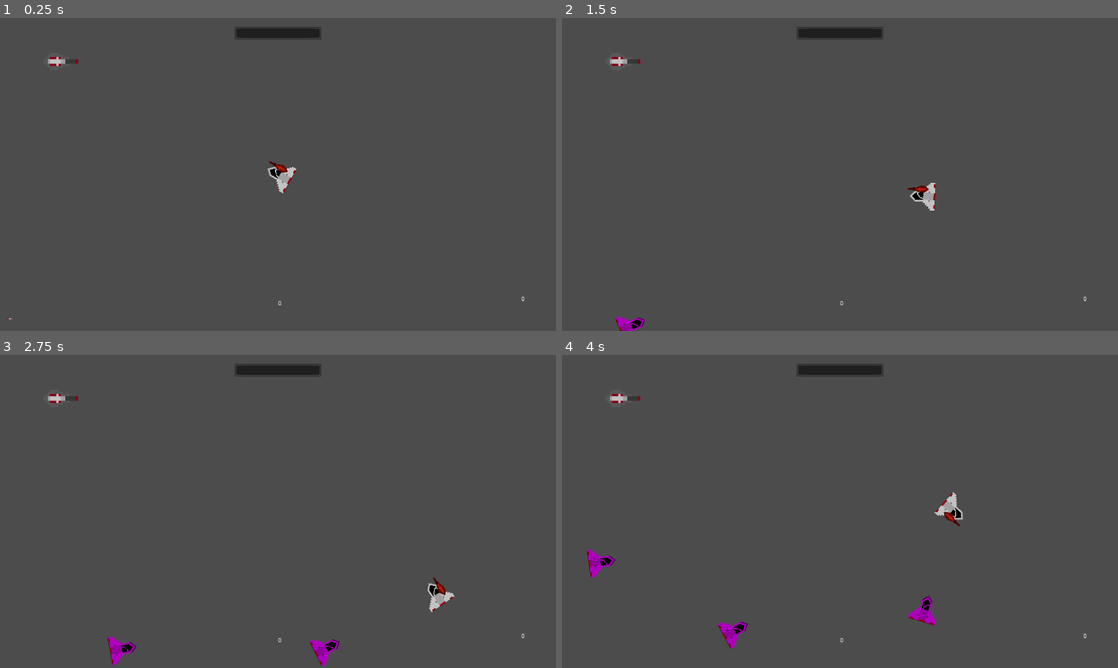
Above: before the commit, frames 1-4 (two rows, left to right).
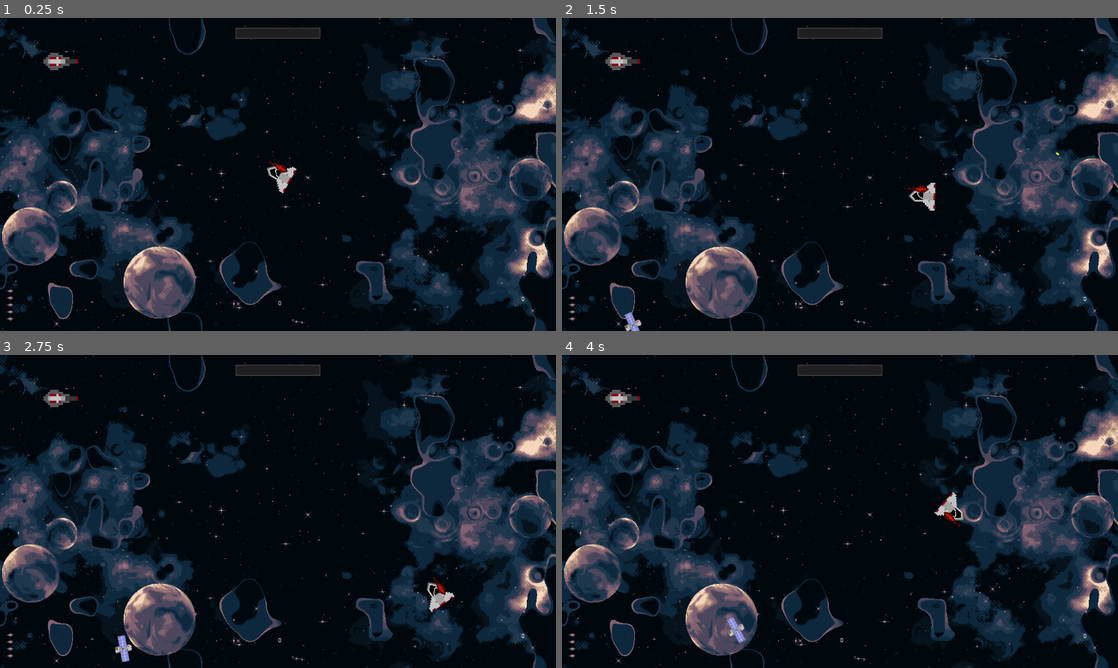
Above: after the commit, the same moments.

Repository: Pinais/TopDownShooter
Game: Godot game, scene res://Main.tscn
Same seed, same stepped clock (60 frames per second), same inputs: the game is played once before the commit and once after it. The engine's default icon, where the game draws it, is replaced by a stand-in: a white triangle on a blue panel in a dark square.
Inputs (mouse positions are in pixels of both pictures, inside the frame that each line leads up to):
- Up to frame 1 (0.25 s): no input
- Up to frame 2 (1.5 s): tap Enter at 0.5 s; move the mouse to (962, 158) at 0.52 s; press the mouse at (962, 158) at 0.53 s; hold D (direita) 0.53-1.28 s; tap R (recarregar) at 0.8, 1.35 s; move the mouse to (728, 190) at 1.27 s; release the mouse at (728, 190) at 1.28 s; hold S (baixo) from 1.28 s (still down)
- Up to frame 3 (2.75 s): click (166, 527) at 1.55 s; move the mouse to (333, 442) at 2.02 s; release S (baixo) at 2.03 s; press the mouse at (333, 442) at 2.03 s; hold D (direita) from 2.03 s (still down); tap R (recarregar) at 2.3 s
- Up to frame 4 (4 s): move the mouse to (812, 574) at 2.77 s; release D (direita) at 2.78 s; release the mouse at (812, 574) at 2.78 s; hold W (cima) 2.78-3.53 s; tap R (recarregar) at 2.85, 3.8 s; click (812, 574) at 3.05 s; move the mouse to (1006, 558) at 3.52 s; press the mouse at (1006, 558) at 3.53 s; hold A (esquerda) from 3.53 s (still down)

The runs differ from the first frame. In frame 1, 94% of the frame differs, in the area x 0-100%, y 0-100%; in frame 2, 94%; in frame 3, 94%; in frame 4, 94%.

Commit message:
4° Dia de Desenvolvimento
Adicionados atributos que diversificam a jogabilidade e possibilitam criação de diferentes inimigos, armas e evoluções.
Alteramos algumas texturas para substituir os placeholders que estavam em uso.

Diff:
--- a/Codigo/Arma1.tscn
+++ b/Codigo/Arma1.tscn
@@ -3,12 +3,12 @@
 [ext_resource path="res://ArmaBase.tscn" type="PackedScene" id=1]
 
 [node name="Arma1" instance=ExtResource( 1 )]
+alcance = 50.0
+velocidade_projetil = 500
 duracao_intervalo_tiro = 0.5
 duracao_tempo_recarga = 3.0
-alcance = 3.0
 municao_max = 5
 municao_atual = 5
-velocidade_projetil = 500
 
 [node name="DirecaoProjetil" parent="." index="0"]
 position = Vector2( 30, 0 )
--- a/Codigo/ArmaBase.gd
+++ b/Codigo/ArmaBase.gd
@@ -5,13 +5,16 @@
 
 
 export var Projetil : PackedScene = preload("res://Projetil.tscn")
+export var alcance : float = 2
+export var dano : int = 20
+export var perfuracao_projetil : int = 1
+export var velocidade_projetil : int = 200
+
 export var duracao_intervalo_tiro : float = 0.05
 export var duracao_tempo_recarga : float = 2
-export var alcance : float = 0.5
-export var dano : int = 20
 export var municao_max : int = 20
 export var municao_atual : int = municao_max
-export var velocidade_projetil : int = 200
+export var precisao : float = .1
 
 
 var pode_atirar : bool = true
@@ -27,33 +30,37 @@
 func _ready():
 	intervalo_tiro.wait_time = duracao_intervalo_tiro
 	tempo_recarga.wait_time = duracao_tempo_recarga
+	recarregar(0.05)
 
 
 func inicializar(_position : Vector2):
 	position = _position
 	scale.x = 2
 	scale.y = 2
-	municao_atual = 0
 
 
 func atirar(pai):
 	if municao_atual > 0 and pode_atirar and not recarregando:
 		var instancia_projetil = Projetil.instance()
-		var movimento_projetil: Vector2 = (direcao_projetil.global_position - fim_da_arma.global_position).normalized()
-		var posicao_projetil = fim_da_arma.global_position
-		instancia_projetil.inicializar(movimento_projetil, velocidade_projetil, posicao_projetil, alcance, dano)
+		var vetor_precisao = Vector2(rand_range(-precisao, precisao), rand_range(-precisao, precisao))
+		var _direcao_projetil = direcao_projetil.global_position - vetor_precisao - fim_da_arma.global_position
+		var movimento_projetil: Vector2 = (_direcao_projetil).normalized()
+		var rotacao_projetil = get_angle_to(movimento_projetil)
+		instancia_projetil.global_position = fim_da_arma.global_position
 		pai.add_child(instancia_projetil)
+		instancia_projetil.inicializar(movimento_projetil, velocidade_projetil, alcance, dano, perfuracao_projetil, rotacao_projetil)
 
 		municao_atual -= 1
 		print(municao_atual)
 		emit_signal("mudar_qtd_municao", municao_atual)
 		intervalo_tiro.start()
 		pode_atirar = false
-	elif municao_atual <= 0 and not recarregando:
-		recarregar()
+		if municao_atual <= 0 and not recarregando:
+			recarregar()
 
 
-func recarregar():
+func recarregar(_duracao_tempo_recarga = duracao_tempo_recarga):
+	tempo_recarga.wait_time = _duracao_tempo_recarga
 	tempo_recarga.start()
 	recarregando = true
 	emit_signal("mudar_qtd_municao", municao_atual)
--- a/Codigo/ArmaBase.tscn
+++ b/Codigo/ArmaBase.tscn
@@ -8,6 +8,7 @@
 
 [node name="ArmaBase" type="Node2D"]
 script = ExtResource( 1 )
+alcance = 50.0
 
 [node name="DirecaoProjetil" type="Position2D" parent="."]
 position = Vector2( 20, 0 )
--- a/Codigo/Inimigo.gd
+++ b/Codigo/Inimigo.gd
@@ -6,6 +6,8 @@
 
 export var vida_max : int = 10
 export var vida_atual : int = 10
+export var armadura : int = 0
+export var resistencia : int = 1
 
 
 export var dano : int = 5
@@ -36,7 +38,7 @@
 
 
 func tomar_dano(_dano : int):
-	vida_atual -= _dano
+	vida_atual -= _dano - armadura
 	if vida_atual <= 0:
 		morrer()
 
@@ -48,4 +50,6 @@
 
 func _on_Area2D_area_entered(area):
 	if area.is_in_group("tiro"):
-		tomar_dano(area.get_parent().dano)
+		var projetil = area.get_parent()
+		tomar_dano(projetil.dano)
+		projetil.perfurar(resistencia)
--- a/Codigo/Inimigo.tscn
+++ b/Codigo/Inimigo.tscn
@@ -1,13 +1,12 @@
 [gd_scene load_steps=4 format=2]
 
-[ext_resource path="res://art/spaceship.png" type="Texture" id=1]
+[ext_resource path="res://art/satellite.png" type="Texture" id=1]
 [ext_resource path="res://Inimigo.gd" type="Script" id=2]
 
 [sub_resource type="RectangleShape2D" id=1]
-extents = Vector2( 33, 33 )
+extents = Vector2( 20, 32 )
 
 [node name="Inimigo" type="Sprite"]
-modulate = Color( 0.901961, 0, 0.976471, 1 )
 position = Vector2( 440, 263 )
 texture = ExtResource( 1 )
 script = ExtResource( 2 )
--- a/Codigo/Jogador.gd
+++ b/Codigo/Jogador.gd
@@ -7,9 +7,10 @@
 signal conectar_arma
 
 
-export var vida_max = 100
-export var vida_atual = 100
+export var vida_max : int = 100
+export var vida_atual : int = 100
 export var velocidade : int = 250
+export var armadura : int = 0
 
 
 var movimento : Vector2 = Vector2.ZERO
--- a/Codigo/Jogador.tscn
+++ b/Codigo/Jogador.tscn
@@ -5,7 +5,7 @@
 [ext_resource path="res://Arma1.tscn" type="PackedScene" id=3]
 
 [sub_resource type="RectangleShape2D" id=1]
-extents = Vector2( 32, 33 )
+extents = Vector2( 28.5, 27 )
 
 [node name="Jogador" type="Sprite"]
 position = Vector2( 690, 360 )
@@ -15,7 +15,7 @@
 [node name="Area2D" type="Area2D" parent="." groups=["jogador"]]
 
 [node name="CollisionShape2D" type="CollisionShape2D" parent="Area2D"]
-position = Vector2( -1, 0 )
+position = Vector2( -2.5, 0 )
 shape = SubResource( 1 )
 
 [node name="Arma" parent="." instance=ExtResource( 3 )]
--- a/Codigo/Main.tscn
+++ b/Codigo/Main.tscn
@@ -1,15 +1,17 @@
-[gd_scene load_steps=6 format=2]
+[gd_scene load_steps=7 format=2]
 
 [ext_resource path="res://ArmaBase.tscn" type="PackedScene" id=1]
 [ext_resource path="res://Main.gd" type="Script" id=2]
 [ext_resource path="res://Controle.gd" type="Script" id=3]
 [ext_resource path="res://Jogador.tscn" type="PackedScene" id=4]
 [ext_resource path="res://art/red_cannon.png" type="Texture" id=5]
+[ext_resource path="res://art/SpaceBackground.png" type="Texture" id=6]
 
 [node name="Main" type="Node2D"]
 script = ExtResource( 2 )
 
 [node name="TimerGerarInimigo" type="Timer" parent="."]
+one_shot = true
 autostart = true
 
 [node name="Jogador" parent="." instance=ExtResource( 4 )]
@@ -53,4 +55,10 @@
 expand = true
 stretch_mode = 2
 
+[node name="BackGround" type="Sprite" parent="."]
+position = Vector2( 640, 360 )
+z_index = -100
+z_as_relative = false
+texture = ExtResource( 6 )
+
 [connection signal="timeout" from="TimerGerarInimigo" to="." method="_on_TimerGerarInimigo_timeout"]
--- a/Codigo/Ponto.tscn
+++ b/Codigo/Ponto.tscn
@@ -1,21 +1,150 @@
-[gd_scene load_steps=3 format=2]
+[gd_scene load_steps=34 format=2]
 
-[ext_resource path="res://art/icon.png" type="Texture" id=1]
+[ext_resource path="res://art/coin_sheet.png" type="Texture" id=1]
+
+[sub_resource type="AtlasTexture" id=2]
+atlas = ExtResource( 1 )
+region = Rect2( 0, 0, 100, 100 )
+
+[sub_resource type="AtlasTexture" id=3]
+atlas = ExtResource( 1 )
+region = Rect2( 100, 0, 100, 100 )
+
+[sub_resource type="AtlasTexture" id=4]
+atlas = ExtResource( 1 )
+region = Rect2( 200, 0, 100, 100 )
+
+[sub_resource type="AtlasTexture" id=5]
+atlas = ExtResource( 1 )
+region = Rect2( 300, 0, 100, 100 )
+
+[sub_resource type="AtlasTexture" id=6]
+atlas = ExtResource( 1 )
+region = Rect2( 400, 0, 100, 100 )
+
+[sub_resource type="AtlasTexture" id=7]
+atlas = ExtResource( 1 )
+region = Rect2( 500, 0, 100, 100 )
+
+[sub_resource type="AtlasTexture" id=8]
+atlas = ExtResource( 1 )
+region = Rect2( 600, 0, 100, 100 )
+
+[sub_resource type="AtlasTexture" id=9]
+atlas = ExtResource( 1 )
+region = Rect2( 700, 0, 100, 100 )
+
+[sub_resource type="AtlasTexture" id=10]
+atlas = ExtResource( 1 )
+region = Rect2( 800, 0, 100, 100 )
+
+[sub_resource type="AtlasTexture" id=11]
+atlas = ExtResource( 1 )
+region = Rect2( 900, 0, 100, 100 )
+
+[sub_resource type="AtlasTexture" id=12]
+atlas = ExtResource( 1 )
+region = Rect2( 1000, 0, 100, 100 )
+
+[sub_resource type="AtlasTexture" id=13]
+atlas = ExtResource( 1 )
+region = Rect2( 1100, 0, 100, 100 )
+
+[sub_resource type="AtlasTexture" id=14]
+atlas = ExtResource( 1 )
+region = Rect2( 1200, 0, 100, 100 )
+
+[sub_resource type="AtlasTexture" id=15]
+atlas = ExtResource( 1 )
+region = Rect2( 1300, 0, 100, 100 )
+
+[sub_resource type="AtlasTexture" id=16]
+atlas = ExtResource( 1 )
+region = Rect2( 1400, 0, 100, 100 )
+
+[sub_resource type="AtlasTexture" id=17]
+atlas = ExtResource( 1 )
+region = Rect2( 1500, 0, 100, 100 )
+
+[sub_resource type="AtlasTexture" id=18]
+atlas = ExtResource( 1 )
+region = Rect2( 1600, 0, 100, 100 )
+
+[sub_resource type="AtlasTexture" id=19]
+atlas = ExtResource( 1 )
+region = Rect2( 1700, 0, 100, 100 )
+
+[sub_resource type="AtlasTexture" id=20]
+atlas = ExtResource( 1 )
+region = Rect2( 1800, 0, 100, 100 )
+
+[sub_resource type="AtlasTexture" id=21]
+atlas = ExtResource( 1 )
+region = Rect2( 1900, 0, 100, 100 )
+
+[sub_resource type="AtlasTexture" id=22]
+atlas = ExtResource( 1 )
+region = Rect2( 2000, 0, 100, 100 )
+
+[sub_resource type="AtlasTexture" id=23]
+atlas = ExtResource( 1 )
+region = Rect2( 2100, 0, 100, 100 )
+
+[sub_resource type="AtlasTexture" id=24]
+atlas = ExtResource( 1 )
+region = Rect2( 2200, 0, 100, 100 )
+
+[sub_resource type="AtlasTexture" id=25]
+atlas = ExtResource( 1 )
+region = Rect2( 2300, 0, 100, 100 )
+
+[sub_resource type="AtlasTexture" id=26]
+atlas = ExtResource( 1 )
+region = Rect2( 2400, 0, 100, 100 )
+
+[sub_resource type="AtlasTexture" id=27]
+atlas = ExtResource( 1 )
+region = Rect2( 2500, 0, 100, 100 )
+
+[sub_resource type="AtlasTexture" id=28]
+atlas = ExtResource( 1 )
+region = Rect2( 2600, 0, 100, 100 )
+
+[sub_resource type="AtlasTexture" id=29]
+atlas = ExtResource( 1 )
+region = Rect2( 2700, 0, 100, 100 )
+
+[sub_resource type="AtlasTexture" id=30]
+atlas = ExtResource( 1 )
+region = Rect2( 2800, 0, 100, 100 )
+
+[sub_resource type="AtlasTexture" id=31]
+atlas = ExtResource( 1 )
+region = Rect2( 2900, 0, 100, 100 )
+
+[sub_resource type="SpriteFrames" id=32]
+animations = [ {
+"frames": [ SubResource( 2 ), SubResource( 3 ), SubResource( 4 ), SubResource( 5 ), SubResource( 6 ), SubResource( 7 ), SubResource( 8 ), SubResource( 9 ), SubResource( 10 ), SubResource( 11 ), SubResource( 12 ), SubResource( 13 ), SubResource( 14 ), SubResource( 15 ), SubResource( 16 ), SubResource( 17 ), SubResource( 18 ), SubResource( 19 ), SubResource( 20 ), SubResource( 21 ), SubResource( 22 ), SubResource( 23 ), SubResource( 24 ), SubResource( 25 ), SubResource( 26 ), SubResource( 27 ), SubResource( 28 ), SubResource( 29 ), SubResource( 30 ), SubResource( 31 ) ],
+"loop": true,
+"name": "CoinSpriteSheet",
+"speed": 5.0
+} ]
 
 [sub_resource type="RectangleShape2D" id=1]
-extents = Vector2( 16, 16 )
+extents = Vector2( 10.5, 10.5 )
 
 [node name="Experiencia" type="Node2D"]
 z_index = -10
 z_as_relative = false
 
-[node name="Sprite" type="Sprite" parent="."]
-modulate = Color( 0.976471, 0.870588, 0.0156863, 1 )
-scale = Vector2( 0.5, 0.5 )
-texture = ExtResource( 1 )
+[node name="AnimatedSprite" type="AnimatedSprite" parent="."]
+scale = Vector2( 0.2, 0.2 )
+frames = SubResource( 32 )
+animation = "CoinSpriteSheet"
+frame = 17
+playing = true
 
 [node name="Area2D" type="Area2D" parent="." groups=["pontos"]]
-visible = false
 
 [node name="CollisionShape2D" type="CollisionShape2D" parent="Area2D"]
 shape = SubResource( 1 )
--- a/Codigo/Projetil.gd
+++ b/Codigo/Projetil.gd
@@ -2,9 +2,12 @@
 class_name Projetil
 
 
-var dano : int = 5
-var duracao_tempo_projetil = 0.5
-var velocidade : int = 100
+export var dano : int = 5
+export var duracao_tempo_projetil = 10
+export var velocidade : int = 100
+export var perfuracao : int = 2
+
+
 var movimento : Vector2 = Vector2.ZERO
 
 
@@ -12,26 +15,27 @@
 
 
 func _ready():
-	tempo_projetil.wait_time = duracao_tempo_projetil
-	tempo_projetil.start()
-
+	pass
 
 func _process(delta):
 	global_position += movimento * velocidade * delta
 
 
-func inicializar(_movimento : Vector2, _velocidade : int, posicao_inicial : Vector2, alcance : float, _dano : int):
+func inicializar(_movimento : Vector2, _velocidade : int, alcance : float, _dano : int, _perfuracao : int, rotacao_projetil):
 	movimento = _movimento
+	rotate(rotacao_projetil)
 	velocidade = _velocidade
-	global_position = posicao_inicial
-	duracao_tempo_projetil = alcance
+	tempo_projetil.wait_time = alcance
 	dano = _dano
+	perfuracao = _perfuracao
+	tempo_projetil.start()
+
+
+func perfurar(qtd_perfuracao : int):
+	perfuracao -= qtd_perfuracao
+	if(perfuracao <= 0):
+		queue_free()
 
 
 func _on_TempoProjetil_timeout():
 	queue_free()
-
-
-func _on_Area2D_area_entered(area):
-	if area.is_in_group("inimigo"):
-		queue_free()
--- a/Codigo/Projetil.tscn
+++ b/Codigo/Projetil.tscn
@@ -1,13 +1,13 @@
 [gd_scene load_steps=4 format=2]
 
-[ext_resource path="res://art/icon.png" type="Texture" id=1]
+[ext_resource path="res://art/projetil.png" type="Texture" id=1]
 [ext_resource path="res://Projetil.gd" type="Script" id=2]
 
 [sub_resource type="RectangleShape2D" id=1]
-extents = Vector2( 35, 35 )
+extents = Vector2( 3, 1.5 )
 
 [node name="Projetil" type="Sprite"]
-scale = Vector2( 0.2, 0.2 )
+scale = Vector2( 2, 2 )
 texture = ExtResource( 1 )
 script = ExtResource( 2 )
 
@@ -19,5 +19,4 @@
 [node name="TempoProjetil" type="Timer" parent="."]
 one_shot = true
 
-[connection signal="area_entered" from="Area2D" to="." method="_on_Area2D_area_entered"]
 [connection signal="timeout" from="TempoProjetil" to="." method="_on_TempoProjetil_timeout"]
Binary file added: Codigo/art/SpaceBackground.png
Not shown, added: Codigo/art/SpaceBackground.png.import
Binary file added: Codigo/art/coin_sheet.png
Not shown, added: Codigo/art/coin_sheet.png.import
Binary file added: Codigo/art/projetil.png
Not shown, added: Codigo/art/projetil.png.import
Binary file added: Codigo/art/satellite.png
Not shown, added: Codigo/art/satellite.png.import
